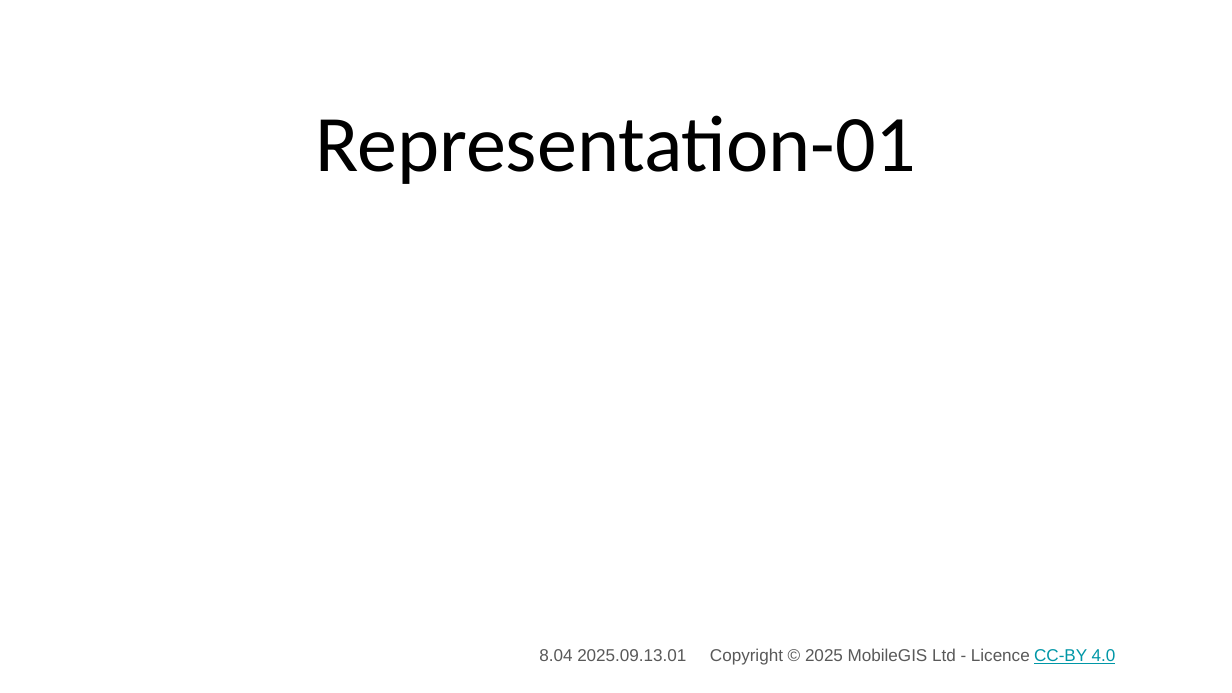
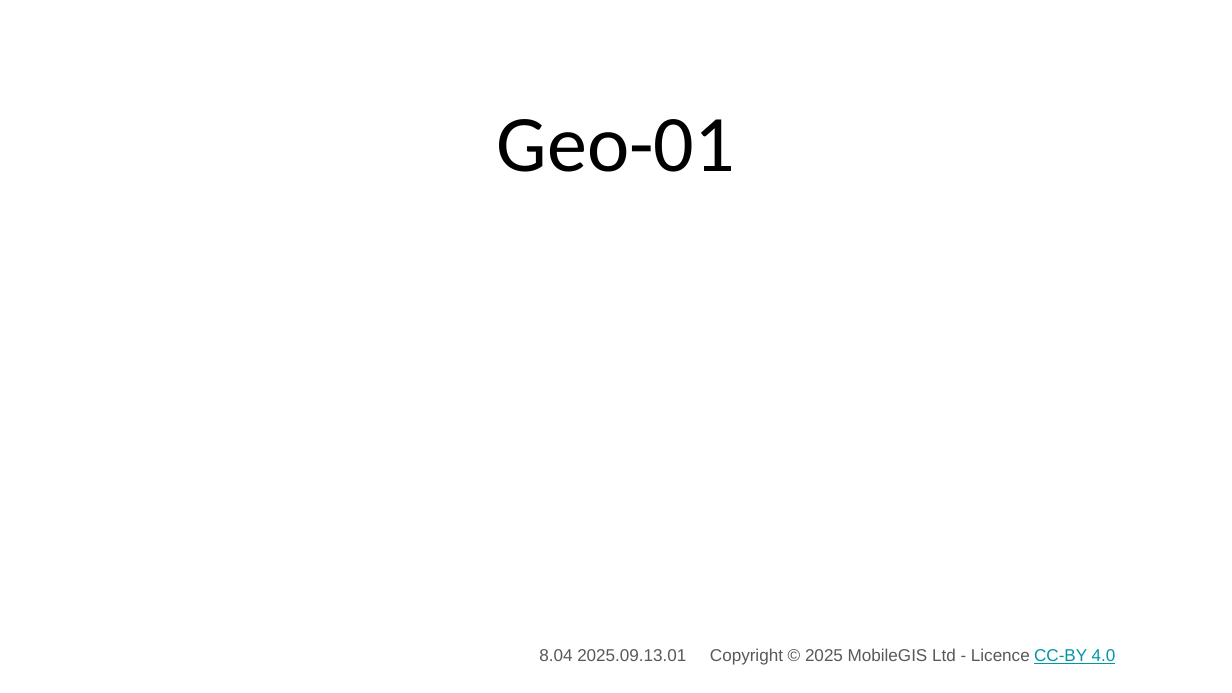
Before and after one commit to 3DXScape/PoseBits, a slide deck: slide 13 of Slides/Geo Connection/Pose_Geo_01.pptx. Drawn at 1232x693 pixels with LibreOffice and Linux fonts; fonts in the diff are those of the drawing; background and template pictures are left out. Boxes give left, top, right and bottom in pixels: in the first picture for what was removed or moved away, otherwise in the second. Text is boxed around its words. In the diff, an @@ line names an element or a change of style, - is before the commit and + after.

```diff
--- a/Slides/Geo Connection/Pose_Geo_01.pptx
+++ b/Slides/Geo Connection/Pose_Geo_01.pptx
@@ title at [497, 119, 735, 172]: text changed @@
-Representation-01
+Geo-01
```
Also in this commit, not shown: 15 other slides changed, 6 other files.
